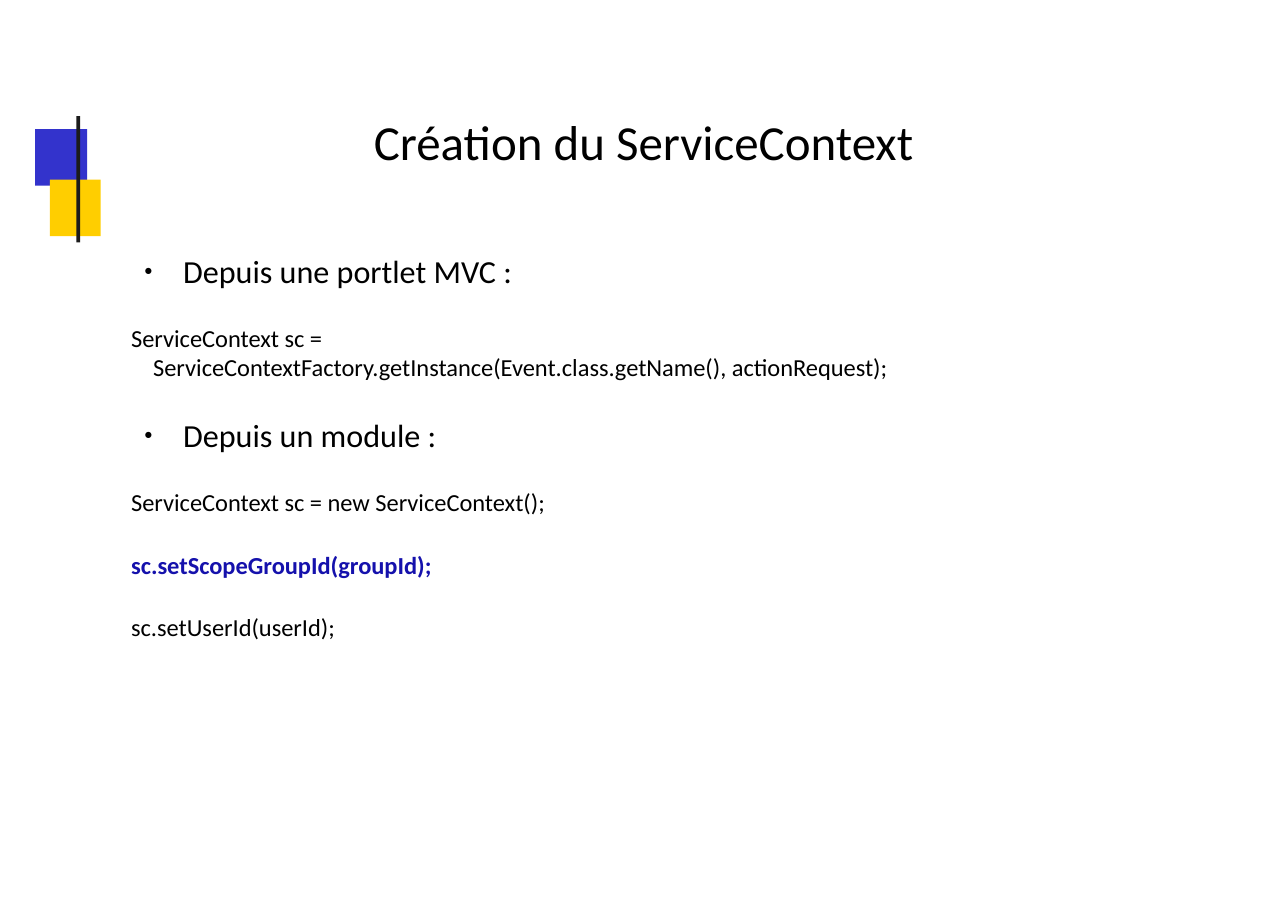
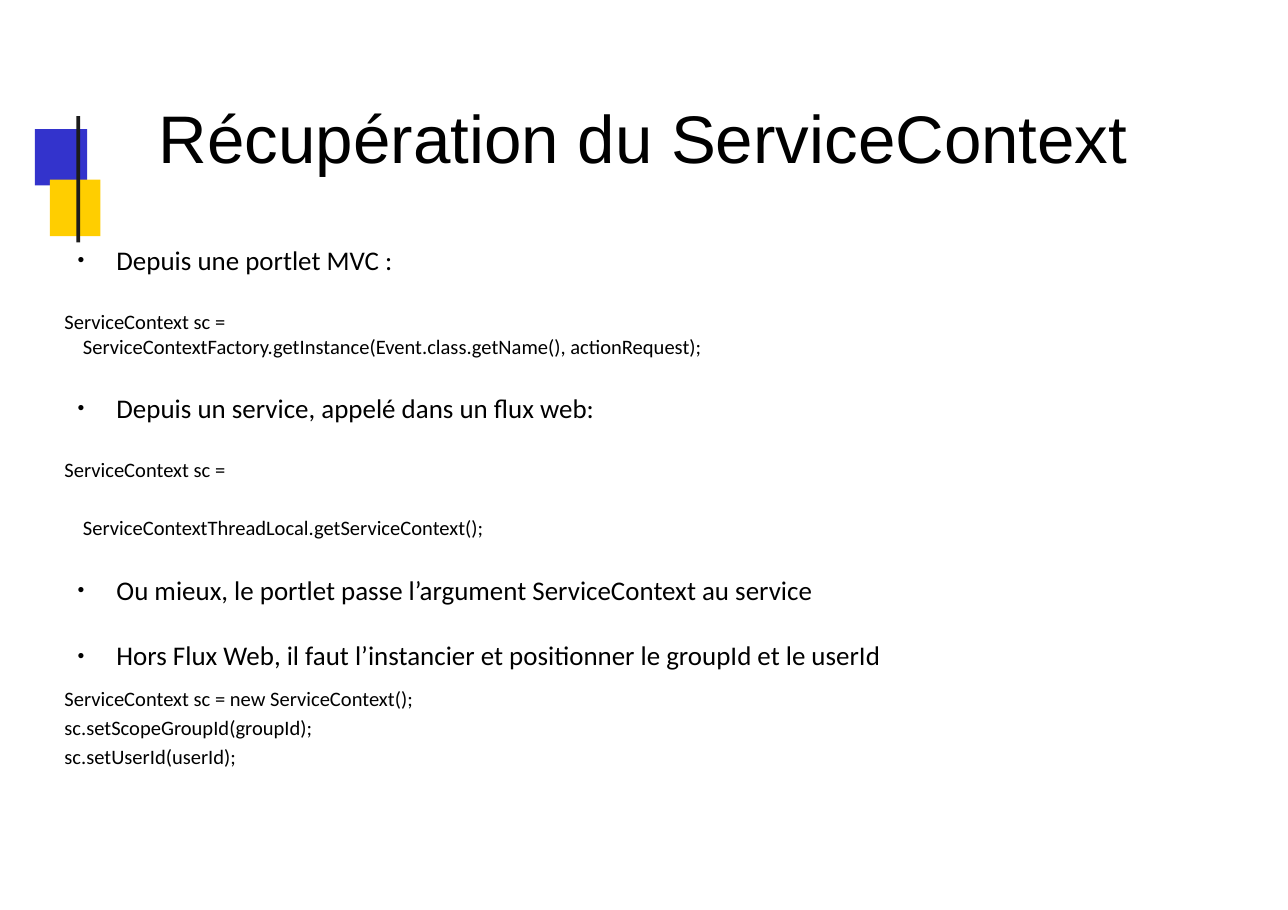
Before and after one commit to dthibau/liferay, a slide deck: slide 164 of Lrd7.pptx (slide 153 before the commit). Drawn at 1288x910 pixels with LibreOffice and Linux fonts; fonts in the diff are those of the drawing; background and template pictures are left out. Boxes give left, top, right and bottom in pixels: in the first picture for what was removed or moved away, otherwise in the second. Text is boxed around its words. In the diff, an @@ line names an element or a change of style, - is before the commit and + after.

```diff
--- a/Lrd7.pptx
+++ b/Lrd7.pptx
@@ title at [159, 113, 1127, 176]: text changed; size 32 to 44 pt; font Calibri to Arial @@
-Création du ServiceContext
+Récupération du ServiceContext
@@ text at [64, 251, 701, 767]: size 21 to 17.6 pt in "Depuis une portlet MVC :"; size 16 to 13.4 pt in "ServiceContext sc = ServiceContextFactory.getInstance(Event. ...", "ServiceContext sc = new ServiceContext();", "sc.setScopeGroupId(groupId);", "sc.setUserId(userId);"; text colour #1511AC to #000000, bold off in "sc.setScopeGroupId(groupId);"; less space between paragraphs @@
@@ text "Depuis une portlet MVC :": place and size @@
-text "Depuis une portlet MVC :" at [131, 260, 887, 640]
+text "Depuis une portlet MVC :" at [64, 251, 879, 767]
@@ text at [64, 399, 879, 670]: text changed; size 21 to 17.6 pt @@
-● Depuis un module :
+● Depuis un service, appelé dans un flux web:
+ServiceContext sc =
+ServiceContextThreadLocal.getServiceContext();
+● Ou mieux, le portlet passe l’argument ServiceContext au service
+● Hors Flux Web, il faut l’instancier et positionner le groupId et le userId
```
Also in this commit, not shown: 41 other slides changed, 20 slides added, 6 slides removed, 6 other files.
